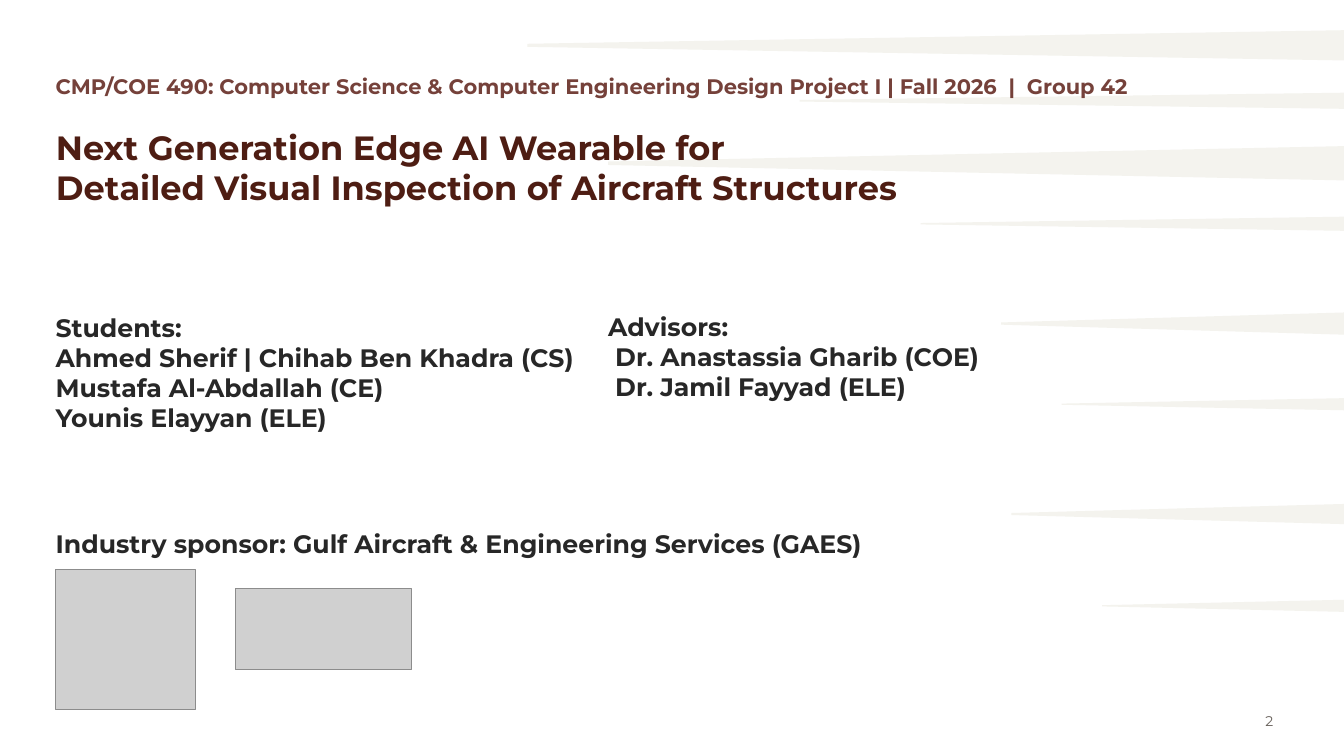
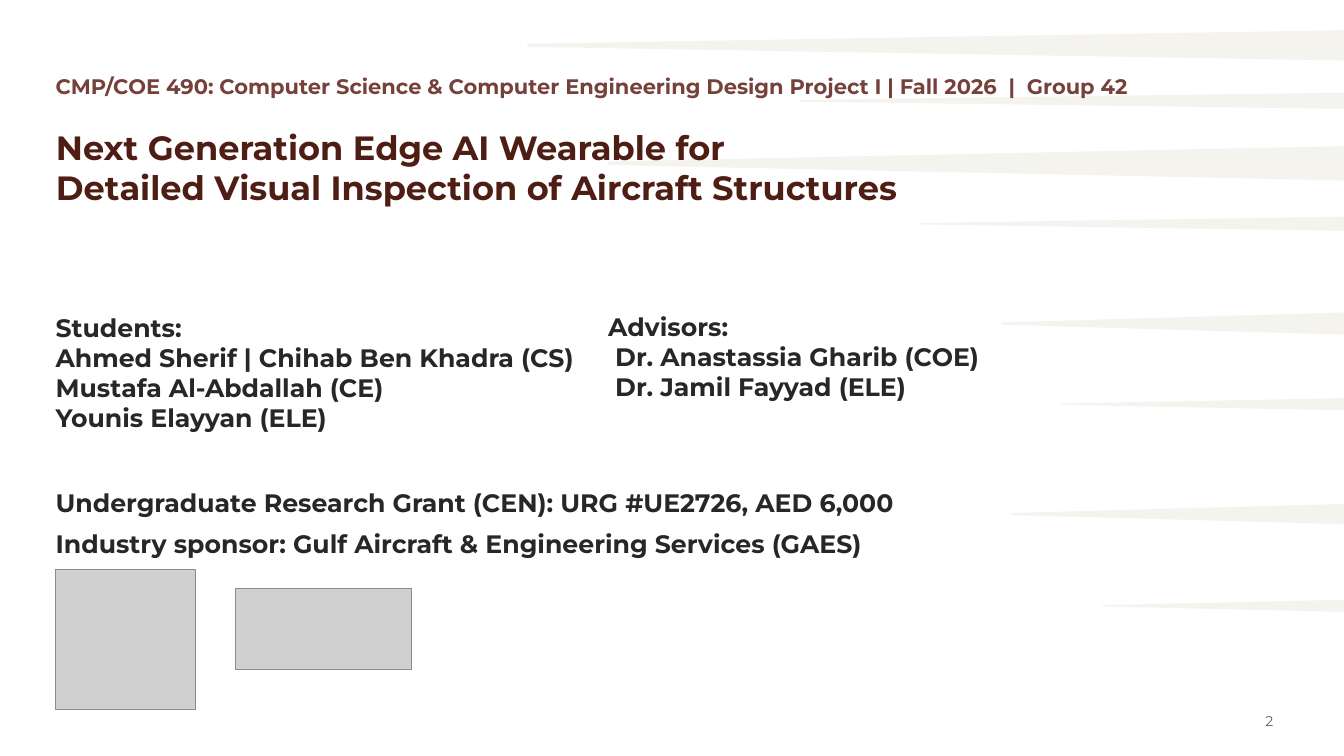
Before and after one commit to MASAR-AUS/SAQR, a slide deck: slide 2 of SAQR CMP490 Presentation.pptx. Drawn at 1344x756 pixels with LibreOffice and Linux fonts; fonts in the diff are those of the drawing; grey boxes stand for pictures. Boxes give left, top, right and bottom in pixels: in the first picture for what was removed or moved away, otherwise in the second. Text is boxed around its words. In the diff, an @@ line names an element or a change of style, - is before the commit and + after.

```diff
--- a/SAQR CMP490 Presentation.pptx
+++ b/SAQR CMP490 Presentation.pptx
@@ text added at (x1=56, y1=493, x2=894, y2=517), 18 pt, text #272727, bold @@
+Undergraduate Research Grant (CEN): URG #UE2726, AED 6,000
```
Also in this commit, not shown: 11 other slides changed, 1 slide removed.
